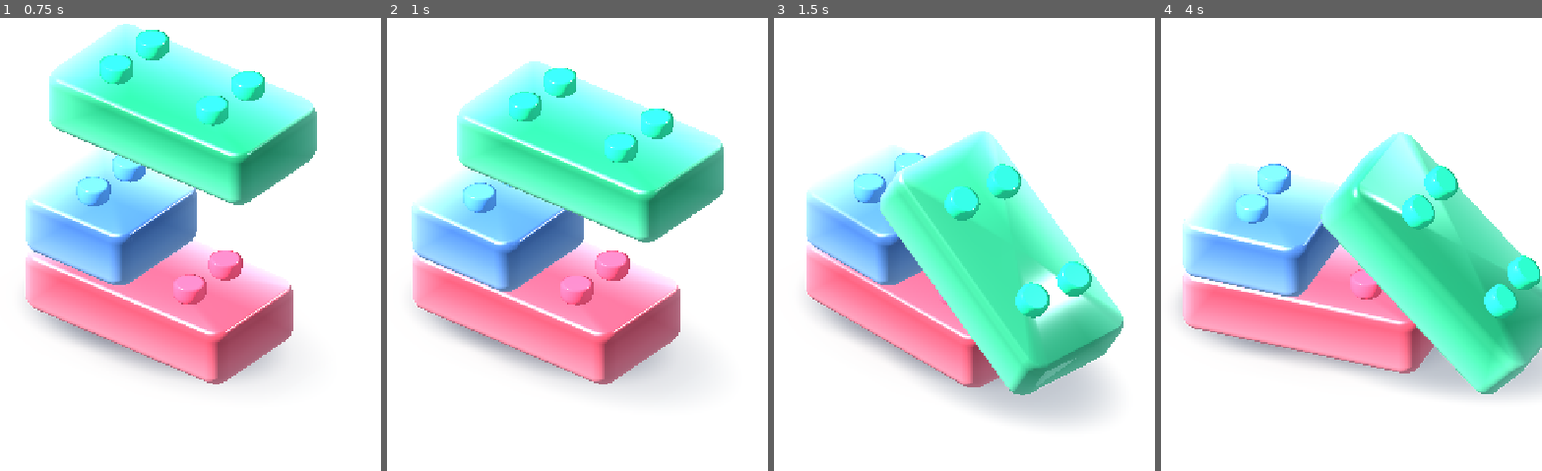
Above: before the commit, frames 1-4 (left to right).
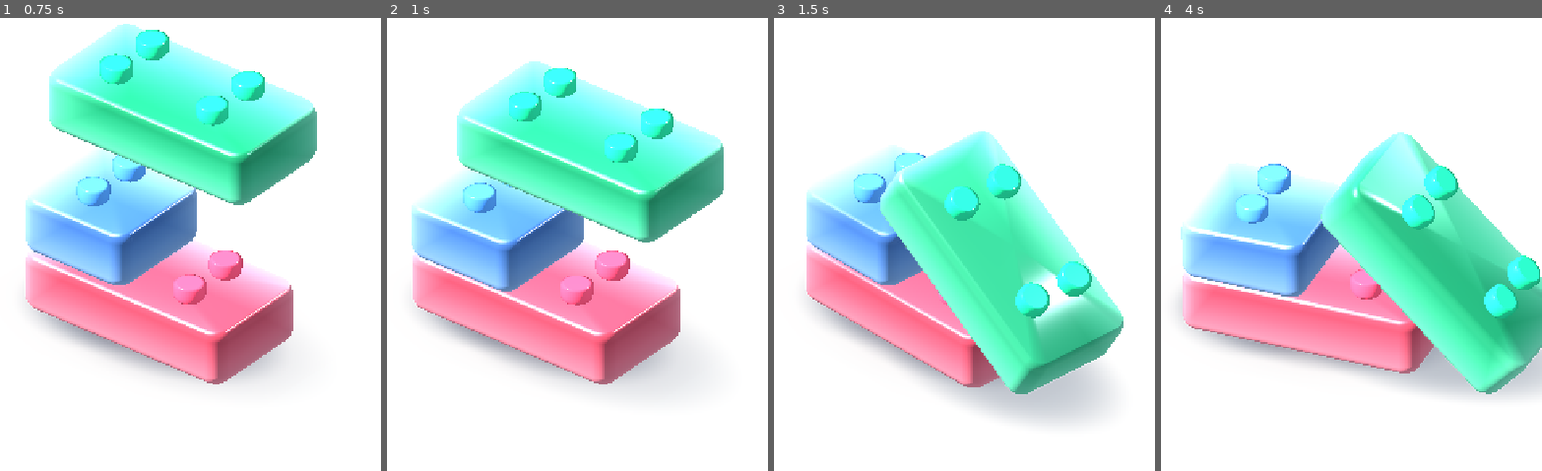
Above: after the commit, the same moments.

Repository: dbrckk/Jelly-bricks
Game: Godot game, scene res://prototypes/single_brick/physics_stack.tscn
The game is run twice, just before and just after one commit, with the same random seed, the same clock (stepped at 60 frames per second) and the same inputs. This scene is started directly instead of the project's main scene.
Inputs (mouse positions are in pixels of both pictures, inside the frame that each line leads up to):
- Up to frame 1 (0.75 s): tap Enter at 0.5 s; move the mouse to (255, 185) at 0.52 s; click (255, 185) at 0.67 s
- Up to frame 2 (1 s): no input
- Up to frame 3 (1.5 s): drag from (846, 262) to (911, 380) at 1.27 s
- Up to frame 4 (4 s): move the mouse to (1362, 49) at 2.02 s; click (1362, 49) at 2.17 s; drag from (1298, 380) to (1187, 104) at 2.77 s; move the mouse to (1454, 344) at 3.52 s; click (1454, 344) at 3.67 s

Frame 1 is identical in both runs. In frame 2, 0.4% of the frame differs, in the area x 6-47%, y 41-61%; in frame 3, 0.4%; in frame 4, 0.4%, in the area x 5-100%, y 44-84%.

Commit message:
fix(jelly): let contact ripple travel instead of restarting at each solver manifold frame

Diff:
--- a/native-godot/prototypes/single_brick/physics_stack.gd
+++ b/native-godot/prototypes/single_brick/physics_stack.gd
@@ -417,23 +417,30 @@
         # along the body midpoint or replaying a canned impact.
         var sampler: RigidBody3D = bodies[i]
         var newest_sample: int = int(sampler.get("samples_reported"))
+        var restarted_wave := false
         if newest_sample > observed_local_samples[i]:
             observed_local_samples[i] = newest_sample
-            var local_point: Vector3 = sampler.get("local_impact_point")
             var relative_speed: float = float(sampler.get(
                 "local_impact_speed"))
-            var max_length := 1.0 if i == 1 else 2.0
-            impact_local_points[i] = Vector3(
-                clampf(local_point.x, 0.0, max_length),
-                clampf(local_point.y, 0.0, 0.75),
-                clampf(local_point.z, 0.0, 1.0))
-            impact_local_energy[i] = clampf(
-                0.25 + relative_speed * 0.14, 0.0, 0.96)
-            impact_local_age[i] = 0.0
-            total_local_hits += 1
-            peak_local_impact = maxf(peak_local_impact,
-                impact_local_energy[i])
-        else:
+            # A contact manifold generates solver samples on EVERY tick
+            # while two rigid bodies slide together. Starting a new wave
+            # for each one pins the crest to one spot forever. Admit only
+            # substantial impulses, with 120 ms minimum wave travel time.
+            if relative_speed >= 0.70 and impact_local_age[i] >= 0.12:
+                var local_point: Vector3 = sampler.get("local_impact_point")
+                var max_length := 1.0 if i == 1 else 2.0
+                impact_local_points[i] = Vector3(
+                    clampf(local_point.x, 0.0, max_length),
+                    clampf(local_point.y, 0.0, 0.75),
+                    clampf(local_point.z, 0.0, 1.0))
+                impact_local_energy[i] = clampf(
+                    0.25 + relative_speed * 0.14, 0.0, 0.96)
+                impact_local_age[i] = 0.0
+                total_local_hits += 1
+                peak_local_impact = maxf(peak_local_impact,
+                    impact_local_energy[i])
+                restarted_wave = true
+        if not restarted_wave:
             impact_local_age[i] = minf(3.0, impact_local_age[i] + step)
             impact_local_energy[i] *= exp(-4.5 * step)
             if impact_local_energy[i] < 0.003:
